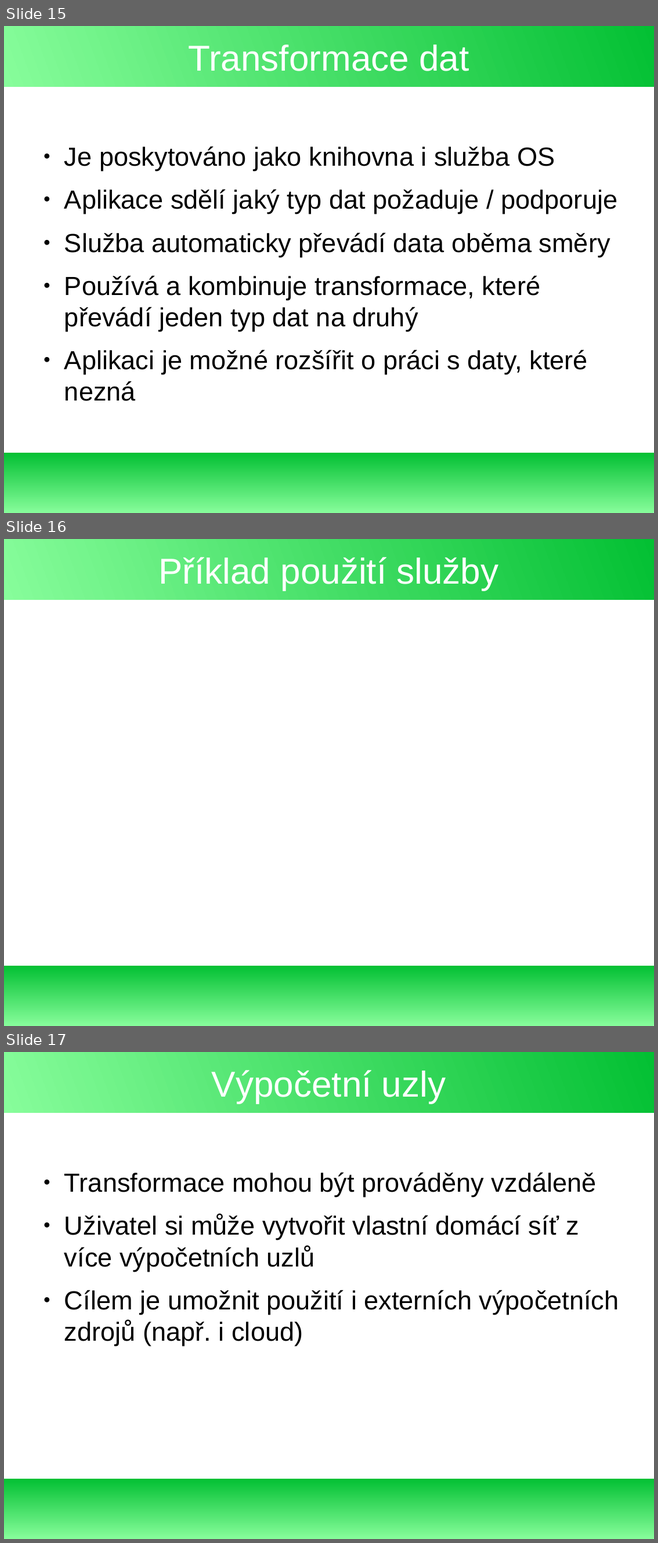
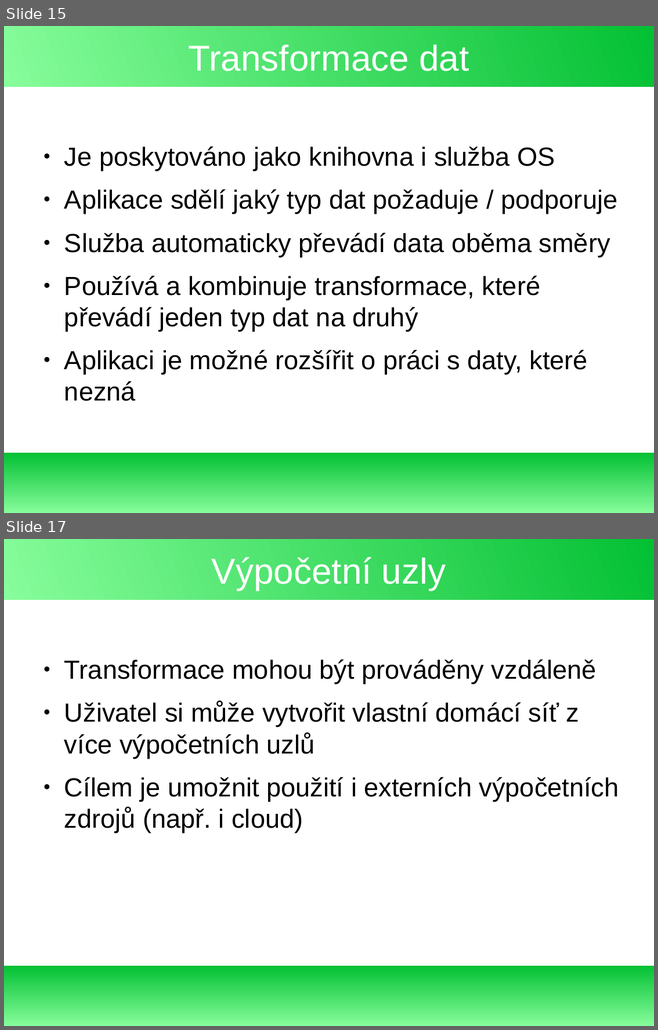
Before and after one commit to exbin/xbup-doc, a slide deck: presentation/binary_concept_cs_CZ.odp. Shown one above the other, each under a label of ours: slides 15, 16 and 17 before the commit, slides 15 and 17 after it; the slides between them are not shown. The pictures are 658x1543 and 658x1030 pixels, drawn with LibreOffice and Linux fonts; fonts in the diff are those of the drawing. Boxes give left, top, right and bottom in pixels: in the first picture for what was removed or moved away, otherwise in the second. Text is boxed around its words. In the diff, an @@ line names an element or a change of style, - is before the commit and + after.

```diff
--- a/presentation/binary_concept_cs_CZ.odp
+++ b/presentation/binary_concept_cs_CZ.odp
@@ slide 16 removed at [4,539,654,1026], background #FFFFFF; not listed: 2 template elements that a slide beside it also shows @@
@@ title removed at [158,557,499,590] @@
-Příklad použití služby
```
Also in this commit, not shown: 1 slide added.
